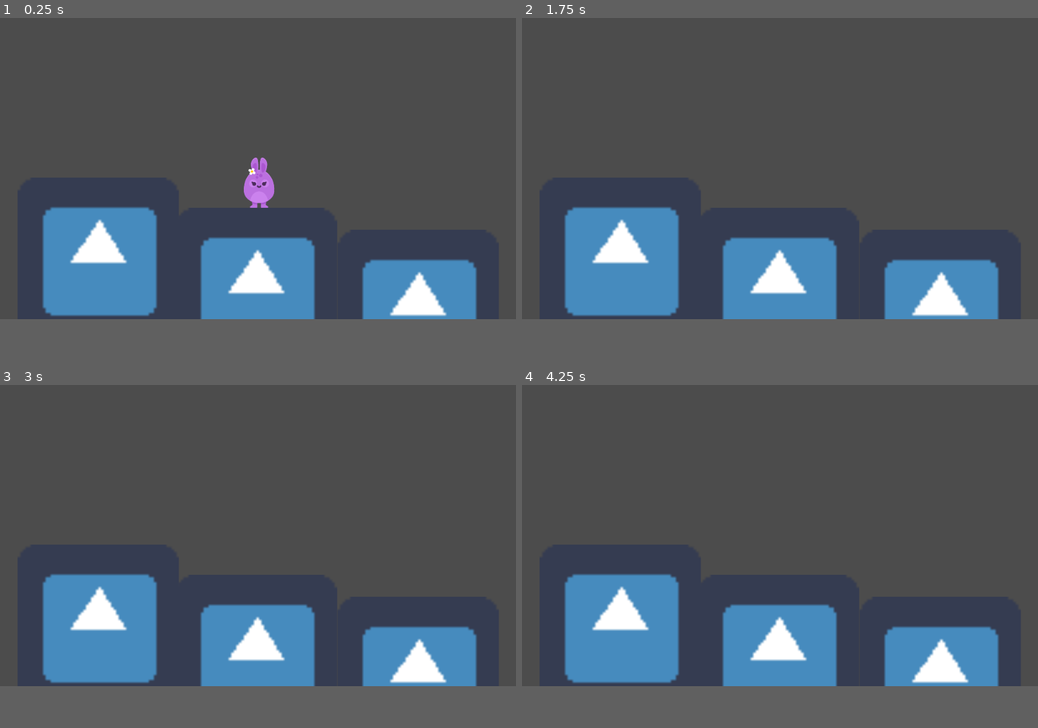
Above: before the commit, frames 1-4 (two rows, left to right).
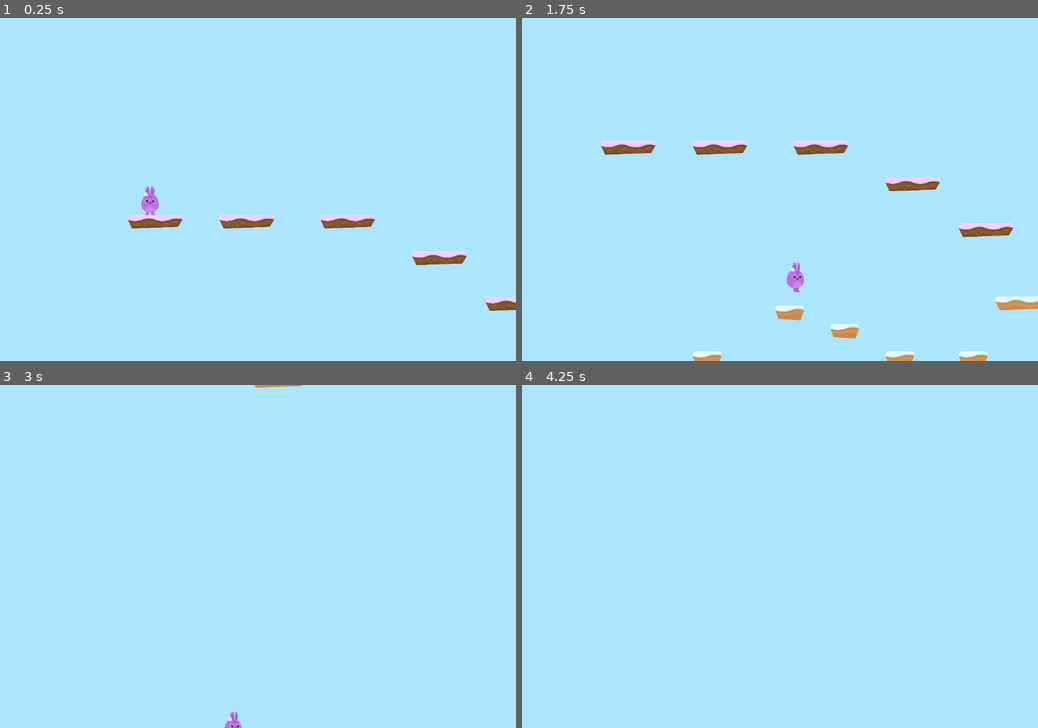
Above: after the commit, the same moments.

Repository: d-fect/DiscoveringGodot
Game: Godot game, scene res://Levels/Level1.tscn
Two runs of this game, one before a commit and one after it. Both use one fixed random seed, a clock stepped at 60 frames per second and the inputs below. The engine's default icon, where the game draws it, is replaced by a stand-in: a white triangle on a blue panel in a dark square.
Inputs:
- Up to frame 1 (0.25 s): no input
- Up to frame 2 (1.75 s): hold D (right) from 0.53 s (still down); tap Space (jump) at 0.77, 1.52 s
- Up to frame 3 (3 s): release D (right) at 2.03 s; hold A (left) 2.03-2.78 s; hold D (right) from 2.78 s (still down)
- Up to frame 4 (4.25 s): keep holding D (right); tap Space (jump) at 3.02, 3.77 s; tap Enter at 3.5 s
In our replay, the window is 800x468 before the commit and 800x533 after it. These sizes can differ from the game's own. Grey fills any space a smaller window leaves; there, only what the larger window draws over its background counts as a difference.

The runs differ from the first frame. In frame 1, 88% of the frame differs, in the area x 0-100%, y 0-88%; in frame 2, 88%, in the area x 0-100%, y 0-100%; in frame 3, 88%; in frame 4, 88%.

Commit message:
41: Added Parallax scrolling background

Diff:
--- a/Hoppy Days/Levels/Level1.tscn
+++ b/Hoppy Days/Levels/Level1.tscn
@@ -1,62 +1,18 @@
-[gd_scene load_steps=4 format=2]
+[gd_scene load_steps=3 format=2]
 
 [ext_resource path="res://Player/Player.tscn" type="PackedScene" id=1]
-[ext_resource path="res://icon.png" type="Texture" id=2]
-
-[sub_resource type="RectangleShape2D" id=1]
-extents = Vector2( 320, 320 )
+[ext_resource path="res://Levels/Tileset.tres" type="TileSet" id=2]
 
 [node name="Level1" type="Node2D"]
 
 [node name="Player" parent="." instance=ExtResource( 1 )]
-position = Vector2( 513.233, 155.181 )
+position = Vector2( 667.347, 223.785 )
 
-[node name="Floor" type="StaticBody2D" parent="."]
-editor/display_folded = true
-position = Vector2( 502.384, 771.005 )
+[node name="TileMap" type="TileMap" parent="."]
+tile_set = ExtResource( 2 )
+collision_layer = 2
+format = 1
+tile_data = PoolIntArray( 524296, 0, 0, 524306, 0, 0, 524317, 0, 0, 786471, 0, 0, 786504, 6, 0, 983121, 6, 0, 1114159, 0, 0, 1245273, 6, 0, 1376313, 1, 0, 1376320, 1, 0, 1441873, 6, 0, 1638451, 6, 0, 1638472, 6, 0, 1703963, 7, 0, 1835041, 7, 0, 2031634, 7, 0, 2031655, 7, 0, 2031663, 7, 0, 2555914, 7, 0, 2883640, 3, 0, 3014671, 2, 0, 3014706, 3, 0, 3080256, 3, 0, 3145772, 3, 0, 3276835, 2, 0, 3342362, 2, 0, 3342407, 3, 0, 3473492, 4, 0, 3604558, 4, 0, 3604564, 4, 0, 3604570, 4, 0 )
 __meta__ = {
-"_edit_group_": true
+"_edit_lock_": true
 }
-
-[node name="Sprite" type="Sprite" parent="Floor"]
-scale = Vector2( 10, 10 )
-texture = ExtResource( 2 )
-
-[node name="CollisionShape2D" type="CollisionShape2D" parent="Floor"]
-visible = false
-shape = SubResource( 1 )
-
-[node name="Floor2" type="StaticBody2D" parent="."]
-editor/display_folded = true
-position = Vector2( -124.482, 650.164 )
-__meta__ = {
-"_edit_group_": true
-}
-
-[node name="Sprite" type="Sprite" parent="Floor2"]
-scale = Vector2( 10, 10 )
-texture = ExtResource( 2 )
-
-[node name="CollisionShape2D" type="CollisionShape2D" parent="Floor2"]
-visible = false
-shape = SubResource( 1 )
-
-[node name="Floor3" type="StaticBody2D" parent="."]
-editor/display_folded = true
-position = Vector2( 1144.36, 859.119 )
-__meta__ = {
-"_edit_group_": true
-}
-
-[node name="Sprite" type="Sprite" parent="Floor3"]
-scale = Vector2( 10, 10 )
-texture = ExtResource( 2 )
-
-[node name="CollisionShape2D" type="CollisionShape2D" parent="Floor3"]
-visible = false
-shape = SubResource( 1 )
-
-[node name="Camera2D" type="Camera2D" parent="."]
-position = Vector2( 508.542, 294.551 )
-current = true
-zoom = Vector2( 2, 2 )
--- /dev/null
+++ b/Hoppy Days/Levels/PlatformTiles.tscn
@@ -0,0 +1,91 @@
+[gd_scene load_steps=9 format=2]
+
+[ext_resource path="res://GFX/Environment/ground_cake.png" type="Texture" id=1]
+[ext_resource path="res://GFX/Environment/ground_cake_small.png" type="Texture" id=2]
+[ext_resource path="res://GFX/Environment/ground_grass.png" type="Texture" id=3]
+[ext_resource path="res://GFX/Environment/ground_grass_small.png" type="Texture" id=4]
+[ext_resource path="res://GFX/Environment/ground_sand.png" type="Texture" id=5]
+[ext_resource path="res://GFX/Environment/ground_sand_small.png" type="Texture" id=6]
+[ext_resource path="res://GFX/Environment/ground_snow.png" type="Texture" id=7]
+[ext_resource path="res://GFX/Environment/ground_snow_small.png" type="Texture" id=8]
+
+[node name="PlatformTiles" type="Node2D"]
+
+[node name="ground_cake" type="Sprite" parent="."]
+editor/display_folded = true
+position = Vector2( 200.166, 736 )
+texture = ExtResource( 1 )
+
+[node name="StaticBody2D" type="StaticBody2D" parent="ground_cake"]
+
+[node name="CollisionPolygon2D" type="CollisionPolygon2D" parent="ground_cake/StaticBody2D"]
+polygon = PoolVector2Array( -175.725, -47.3691, -185.253, -42.144, -189.556, -34.7675, -189.863, -13.2525, -159.742, 46.9895, 159.294, 34.6952, 190.645, -16.0187, 189.415, -36.3043, 185.112, -42.144, 177.121, -46.7545 )
+
+[node name="ground_cake_small" type="Sprite" parent="."]
+editor/display_folded = true
+position = Vector2( 133.171, 552 )
+texture = ExtResource( 2 )
+
+[node name="StaticBody2D" type="StaticBody2D" parent="ground_cake_small"]
+
+[node name="CollisionPolygon2D" type="CollisionPolygon2D" parent="ground_cake_small/StaticBody2D"]
+polygon = PoolVector2Array( -84.2191, -50.4468, 85.442, -50.4468, 96.5069, -45.2217, 100.81, -35.6937, 100.195, -19.0964, 74.0698, 49.1369, -78.0719, 39.9162, -99.2796, -17.5596, -99.8943, -35.0789, -94.3619, -45.8364 )
+
+[node name="ground_grass" type="Sprite" parent="."]
+editor/display_folded = true
+position = Vector2( 231.285, 325.9 )
+texture = ExtResource( 3 )
+
+[node name="StaticBody2D2" type="StaticBody2D" parent="ground_grass"]
+
+[node name="CollisionPolygon2D" type="CollisionPolygon2D" parent="ground_grass/StaticBody2D2"]
+polygon = PoolVector2Array( -175.725, -47.3691, -185.253, -42.144, -189.556, -34.7675, -189.863, -13.2525, -159.742, 46.9895, 159.294, 34.6952, 190.645, -16.0187, 189.415, -36.3043, 185.112, -42.144, 177.121, -46.7545 )
+
+[node name="ground_grass_small" type="Sprite" parent="."]
+editor/display_folded = true
+position = Vector2( 198.557, 162.26 )
+texture = ExtResource( 4 )
+
+[node name="StaticBody2D2" type="StaticBody2D" parent="ground_grass_small"]
+
+[node name="CollisionPolygon2D" type="CollisionPolygon2D" parent="ground_grass_small/StaticBody2D2"]
+polygon = PoolVector2Array( -84.2191, -50.4468, 85.442, -50.4468, 96.5069, -45.2217, 100.81, -35.6937, 100.195, -19.0964, 74.0698, 49.1369, -78.0719, 39.9162, -99.2796, -17.5596, -99.8943, -35.0789, -94.3619, -45.8364 )
+
+[node name="ground_sand" type="Sprite" parent="."]
+editor/display_folded = true
+position = Vector2( 820.388, 673.32 )
+texture = ExtResource( 5 )
+
+[node name="StaticBody2D3" type="StaticBody2D" parent="ground_sand"]
+
+[node name="CollisionPolygon2D" type="CollisionPolygon2D" parent="ground_sand/StaticBody2D3"]
+polygon = PoolVector2Array( -175.725, -47.3691, -185.253, -42.144, -189.556, -34.7675, -189.863, -13.2525, -159.742, 46.9895, 159.294, 34.6952, 190.645, -16.0187, 189.415, -36.3043, 185.112, -42.144, 177.121, -46.7545 )
+
+[node name="ground_sand_small" type="Sprite" parent="."]
+editor/display_folded = true
+position = Vector2( 722.204, 542.408 )
+texture = ExtResource( 6 )
+
+[node name="StaticBody2D3" type="StaticBody2D" parent="ground_sand_small"]
+
+[node name="CollisionPolygon2D" type="CollisionPolygon2D" parent="ground_sand_small/StaticBody2D3"]
+polygon = PoolVector2Array( -84.2191, -50.4468, 85.442, -50.4468, 96.5069, -45.2217, 100.81, -35.6937, 100.195, -19.0964, 74.0698, 49.1369, -78.0719, 39.9162, -99.2796, -17.5596, -99.8943, -35.0789, -94.3619, -45.8364 )
+
+[node name="ground_snow" type="Sprite" parent="."]
+editor/display_folded = true
+position = Vector2( 797.73, 371.216 )
+texture = ExtResource( 7 )
+
+[node name="StaticBody2D4" type="StaticBody2D" parent="ground_snow"]
+
+[node name="CollisionPolygon2D" type="CollisionPolygon2D" parent="ground_snow/StaticBody2D4"]
+polygon = PoolVector2Array( -175.725, -47.3691, -185.253, -42.144, -189.556, -34.7675, -189.863, -13.2525, -159.742, 46.9895, 159.294, 34.6952, 190.645, -16.0187, 189.415, -36.3043, 185.112, -42.144, 177.121, -46.7545 )
+
+[node name="ground_snow_small" type="Sprite" parent="."]
+position = Vector2( 714.651, 225.199 )
+texture = ExtResource( 8 )
+
+[node name="StaticBody2D4" type="StaticBody2D" parent="ground_snow_small"]
+
+[node name="CollisionPolygon2D" type="CollisionPolygon2D" parent="ground_snow_small/StaticBody2D4"]
+polygon = PoolVector2Array( -84.2191, -50.4468, 85.442, -50.4468, 96.5069, -45.2217, 100.81, -35.6937, 100.195, -19.0964, 74.0698, 49.1369, -78.0719, 39.9162, -99.2796, -17.5596, -99.8943, -35.0789, -94.3619, -45.8364 )
--- /dev/null
+++ b/Hoppy Days/Levels/Tileset.tres
@@ -0,0 +1,164 @@
+[gd_resource type="TileSet" load_steps=17 format=2]
+
+[ext_resource path="res://GFX/Environment/ground_cake.png" type="Texture" id=1]
+[ext_resource path="res://GFX/Environment/ground_cake_small.png" type="Texture" id=2]
+[ext_resource path="res://GFX/Environment/ground_grass.png" type="Texture" id=3]
+[ext_resource path="res://GFX/Environment/ground_grass_small.png" type="Texture" id=4]
+[ext_resource path="res://GFX/Environment/ground_sand.png" type="Texture" id=5]
+[ext_resource path="res://GFX/Environment/ground_sand_small.png" type="Texture" id=6]
+[ext_resource path="res://GFX/Environment/ground_snow.png" type="Texture" id=7]
+[ext_resource path="res://GFX/Environment/ground_snow_small.png" type="Texture" id=8]
+
+[sub_resource type="ConvexPolygonShape2D" id=1]
+points = PoolVector2Array( 177.121, -46.7545, 185.112, -42.144, 189.415, -36.3043, 190.645, -16.0187, 159.294, 34.6952, -159.742, 46.9895, -189.863, -13.2525, -189.556, -34.7675, -185.253, -42.144, -175.725, -47.3691 )
+
+[sub_resource type="ConvexPolygonShape2D" id=2]
+points = PoolVector2Array( -84.2191, -50.4468, 85.442, -50.4468, 96.5069, -45.2217, 100.81, -35.6937, 100.195, -19.0964, 74.0698, 49.1369, -78.0719, 39.9162, -99.2796, -17.5596, -99.8943, -35.0789, -94.3619, -45.8364 )
+
+[sub_resource type="ConvexPolygonShape2D" id=3]
+points = PoolVector2Array( 177.121, -46.7545, 185.112, -42.144, 189.415, -36.3043, 190.645, -16.0187, 159.294, 34.6952, -159.742, 46.9895, -189.863, -13.2525, -189.556, -34.7675, -185.253, -42.144, -175.725, -47.3691 )
+
+[sub_resource type="ConvexPolygonShape2D" id=4]
+points = PoolVector2Array( -84.2191, -50.4468, 85.442, -50.4468, 96.5069, -45.2217, 100.81, -35.6937, 100.195, -19.0964, 74.0698, 49.1369, -78.0719, 39.9162, -99.2796, -17.5596, -99.8943, -35.0789, -94.3619, -45.8364 )
+
+[sub_resource type="ConvexPolygonShape2D" id=5]
+points = PoolVector2Array( 177.121, -46.7545, 185.112, -42.144, 189.415, -36.3043, 190.645, -16.0187, 159.294, 34.6952, -159.742, 46.9895, -189.863, -13.2525, -189.556, -34.7675, -185.253, -42.144, -175.725, -47.3691 )
+
+[sub_resource type="ConvexPolygonShape2D" id=6]
+points = PoolVector2Array( -84.2191, -50.4468, 85.442, -50.4468, 96.5069, -45.2217, 100.81, -35.6937, 100.195, -19.0964, 74.0698, 49.1369, -78.0719, 39.9162, -99.2796, -17.5596, -99.8943, -35.0789, -94.3619, -45.8364 )
+
+[sub_resource type="ConvexPolygonShape2D" id=7]
+points = PoolVector2Array( 177.121, -46.7545, 185.112, -42.144, 189.415, -36.3043, 190.645, -16.0187, 159.294, 34.6952, -159.742, 46.9895, -189.863, -13.2525, -189.556, -34.7675, -185.253, -42.144, -175.725, -47.3691 )
+
+[sub_resource type="ConvexPolygonShape2D" id=8]
+points = PoolVector2Array( -84.2191, -50.4468, 85.442, -50.4468, 96.5069, -45.2217, 100.81, -35.6937, 100.195, -19.0964, 74.0698, 49.1369, -78.0719, 39.9162, -99.2796, -17.5596, -99.8943, -35.0789, -94.3619, -45.8364 )
+
+[resource]
+0/name = "ground_cake"
+0/texture = ExtResource( 1 )
+0/tex_offset = Vector2( 0, 0 )
+0/modulate = Color( 1, 1, 1, 1 )
+0/region = Rect2( 0, 0, 380, 94 )
+0/tile_mode = 0
+0/occluder_offset = Vector2( 190, 47 )
+0/navigation_offset = Vector2( 190, 47 )
+0/shapes = [ {
+"autotile_coord": Vector2( 0, 0 ),
+"one_way": false,
+"one_way_margin": 1.0,
+"shape": SubResource( 1 ),
+"shape_transform": Transform2D( 1, 0, 0, 1, 190, 47 )
+} ]
+0/z_index = 0
+1/name = "ground_cake_small"
+1/texture = ExtResource( 2 )
+1/tex_offset = Vector2( 0, 0 )
+1/modulate = Color( 1, 1, 1, 1 )
+1/region = Rect2( 0, 0, 201, 100 )
+1/tile_mode = 0
+1/occluder_offset = Vector2( 100.5, 50 )
+1/navigation_offset = Vector2( 100.5, 50 )
+1/shapes = [ {
+"autotile_coord": Vector2( 0, 0 ),
+"one_way": false,
+"one_way_margin": 1.0,
+"shape": SubResource( 2 ),
+"shape_transform": Transform2D( 1, 0, 0, 1, 100.5, 50 )
+} ]
+1/z_index = 0
+2/name = "ground_grass"
+2/texture = ExtResource( 3 )
+2/tex_offset = Vector2( 0, 0 )
+2/modulate = Color( 1, 1, 1, 1 )
+2/region = Rect2( 0, 0, 380, 94 )
+2/tile_mode = 0
+2/occluder_offset = Vector2( 190, 47 )
+2/navigation_offset = Vector2( 190, 47 )
+2/shapes = [ {
+"autotile_coord": Vector2( 0, 0 ),
+"one_way": false,
+"one_way_margin": 1.0,
+"shape": SubResource( 3 ),
+"shape_transform": Transform2D( 1, 0, 0, 1, 190, 47 )
+} ]
+2/z_index = 0
+3/name = "ground_grass_small"
+3/texture = ExtResource( 4 )
+3/tex_offset = Vector2( 0, 0 )
+3/modulate = Color( 1, 1, 1, 1 )
+3/region = Rect2( 0, 0, 201, 100 )
+3/tile_mode = 0
+3/occluder_offset = Vector2( 100.5, 50 )
+3/navigation_offset = Vector2( 100.5, 50 )
+3/shapes = [ {
+"autotile_coord": Vector2( 0, 0 ),
+"one_way": false,
+"one_way_margin": 1.0,
+"shape": SubResource( 4 ),
+"shape_transform": Transform2D( 1, 0, 0, 1, 100.5, 50 )
+} ]
+3/z_index = 0
+4/name = "ground_sand"
+4/texture = ExtResource( 5 )
+4/tex_offset = Vector2( 0, 0 )
+4/modulate = Color( 1, 1, 1, 1 )
+4/region = Rect2( 0, 0, 380, 94 )
+4/tile_mode = 0
+4/occluder_offset = Vector2( 190, 47 )
+4/navigation_offset = Vector2( 190, 47 )
+4/shapes = [ {
+"autotile_coord": Vector2( 0, 0 ),
+"one_way": false,
+"one_way_margin": 1.0,
+"shape": SubResource( 5 ),
+"shape_transform": Transform2D( 1, 0, 0, 1, 190, 47 )
+} ]
+4/z_index = 0
+5/name = "ground_sand_small"
+5/texture = ExtResource( 6 )
+5/tex_offset = Vector2( 0, 0 )
+5/modulate = Color( 1, 1, 1, 1 )
+5/region = Rect2( 0, 0, 201, 100 )
+5/tile_mode = 0
+5/occluder_offset = Vector2( 100.5, 50 )
+5/navigation_offset = Vector2( 100.5, 50 )
+5/shapes = [ {
+"autotile_coord": Vector2( 0, 0 ),
+"one_way": false,
+"one_way_margin": 1.0,
+"shape": SubResource( 6 ),
+"shape_transform": Transform2D( 1, 0, 0, 1, 100.5, 50 )
+} ]
+5/z_index = 0
+6/name = "ground_snow"
+6/texture = ExtResource( 7 )
+6/tex_offset = Vector2( 0, 0 )
+6/modulate = Color( 1, 1, 1, 1 )
+6/region = Rect2( 0, 0, 380, 94 )
+6/tile_mode = 0
+6/occluder_offset = Vector2( 190, 47 )
+6/navigation_offset = Vector2( 190, 47 )
+6/shapes = [ {
+"autotile_coord": Vector2( 0, 0 ),
+"one_way": false,
+"one_way_margin": 1.0,
+"shape": SubResource( 7 ),
+"shape_transform": Transform2D( 1, 0, 0, 1, 190, 47 )
+} ]
+6/z_index = 0
+7/name = "ground_snow_small"
+7/texture = ExtResource( 8 )
+7/tex_offset = Vector2( 0, 0 )
+7/modulate = Color( 1, 1, 1, 1 )
+7/region = Rect2( 0, 0, 201, 100 )
+7/tile_mode = 0
+7/occluder_offset = Vector2( 100.5, 50 )
+7/navigation_offset = Vector2( 100.5, 50 )
+7/shapes = [ {
+"autotile_coord": Vector2( 0, 0 ),
+"one_way": false,
+"one_way_margin": 1.0,
+"shape": SubResource( 8 ),
+"shape_transform": Transform2D( 1, 0, 0, 1, 100.5, 50 )
+} ]
+7/z_index = 0
--- a/Hoppy Days/Player/Player.gd
+++ b/Hoppy Days/Player/Player.gd
@@ -6,8 +6,8 @@
 
 const SPEED : int = 1000
 const GRAVITY = 300
-const UP = Vector2(0, -1)
-const JUMP_SPEED = 3500
+const UP = Vector2(0, -1)					# This tells the game it's a side scroller
+const JUMP_SPEED = 4000
 
 signal animate
 
@@ -23,7 +23,6 @@
 # Gravity calculation as given by Samuli (https://www.udemy.com/user/samuli-7/) in Q/A on lecture 36
 # This will fix a "bug" where rabbit won't always jump but feels a little stuck to the ground
 func apply_gravity():
-
 	motion.y += GRAVITY
 
 
--- a/Hoppy Days/Player/Player.tscn
+++ b/Hoppy Days/Player/Player.tscn
@@ -1,7 +1,11 @@
-[gd_scene load_steps=4 format=2]
+[gd_scene load_steps=8 format=2]
 
 [ext_resource path="res://Player/Player.gd" type="Script" id=1]
 [ext_resource path="res://Player/PlayerAnimation.tscn" type="PackedScene" id=2]
+[ext_resource path="res://GFX/Background/bg_layer1.png" type="Texture" id=3]
+[ext_resource path="res://GFX/Background/bg_layer2.png" type="Texture" id=4]
+[ext_resource path="res://GFX/Background/bg_layer3.png" type="Texture" id=5]
+[ext_resource path="res://GFX/Background/bg_layer4.png" type="Texture" id=6]
 
 [sub_resource type="CapsuleShape2D" id=1]
 radius = 60.1514
@@ -9,6 +13,7 @@
 
 [node name="Player" type="KinematicBody2D"]
 position = Vector2( 494.778, 313.073 )
+collision_mask = 2
 script = ExtResource( 1 )
 __meta__ = {
 "_edit_group_": true
@@ -19,4 +24,52 @@
 shape = SubResource( 1 )
 
 [node name="PlayerAnimation" parent="." instance=ExtResource( 2 )]
+
+[node name="Camera2D" type="Camera2D" parent="."]
+current = true
+zoom = Vector2( 3, 3 )
+limit_left = -100
+limit_smoothed = true
+smoothing_enabled = true
+drag_margin_left = 0.1
+drag_margin_right = 0.1
+
+[node name="ParallaxBackground" type="ParallaxBackground" parent="Camera2D"]
+scroll_base_offset = Vector2( 0, -1000 )
+scroll_ignore_camera_zoom = true
+
+[node name="ParallaxLayer" type="ParallaxLayer" parent="Camera2D/ParallaxBackground"]
+motion_mirroring = Vector2( 2048, 2048 )
+
+[node name="TextureRect" type="TextureRect" parent="Camera2D/ParallaxBackground/ParallaxLayer"]
+margin_right = 2048.0
+margin_bottom = 2048.0
+texture = ExtResource( 3 )
+
+[node name="ParallaxLayer2" type="ParallaxLayer" parent="Camera2D/ParallaxBackground"]
+motion_scale = Vector2( 0.25, 1 )
+motion_mirroring = Vector2( 2048, 0 )
+
+[node name="TextureRect" type="TextureRect" parent="Camera2D/ParallaxBackground/ParallaxLayer2"]
+margin_right = 40.0
+margin_bottom = 40.0
+texture = ExtResource( 4 )
+
+[node name="ParallaxLayer3" type="ParallaxLayer" parent="Camera2D/ParallaxBackground"]
+motion_scale = Vector2( 0.5, 1 )
+motion_mirroring = Vector2( 2048, 0 )
+
+[node name="TextureRect" type="TextureRect" parent="Camera2D/ParallaxBackground/ParallaxLayer3"]
+margin_right = 40.0
+margin_bottom = 40.0
+texture = ExtResource( 5 )
+
+[node name="ParallaxLayer4" type="ParallaxLayer" parent="Camera2D/ParallaxBackground"]
+motion_scale = Vector2( 0.75, 1 )
+motion_mirroring = Vector2( 2048, 0 )
+
+[node name="TextureRect" type="TextureRect" parent="Camera2D/ParallaxBackground/ParallaxLayer4"]
+margin_right = 40.0
+margin_bottom = 40.0
+texture = ExtResource( 6 )
 [connection signal="animate" from="." to="PlayerAnimation" method="_on_Player_animate"]
--- a/Hoppy Days/project.godot
+++ b/Hoppy Days/project.godot
@@ -18,6 +18,11 @@
 config/name="Hoppy Days"
 run/main_scene="res://Levels/Level1.tscn"
 config/icon="res://icon.png"
+
+[display]
+
+window/size/width=1200
+window/size/height=800
 
 [input]
 
@@ -41,6 +46,11 @@
  ]
 }
 
+[layer_names]
+
+2d_physics/layer_1="Player"
+2d_physics/layer_2="Terrain"
+
 [rendering]
 
 environment/default_environment="res://default_env.tres"
